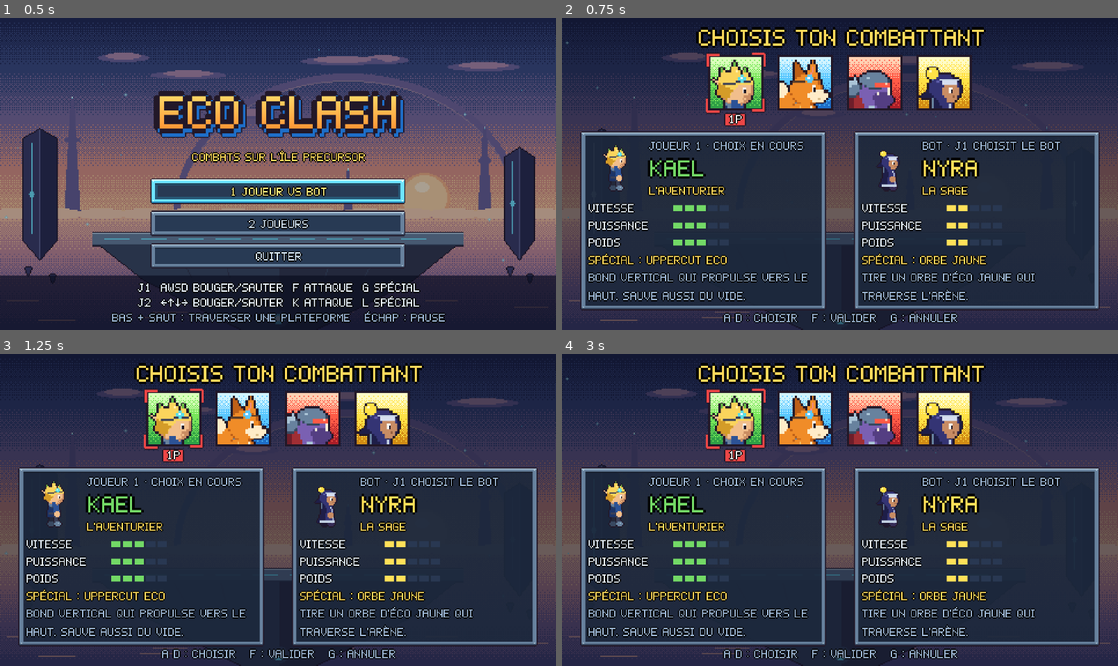
Above: before the commit, frames 1-4 (two rows, left to right).
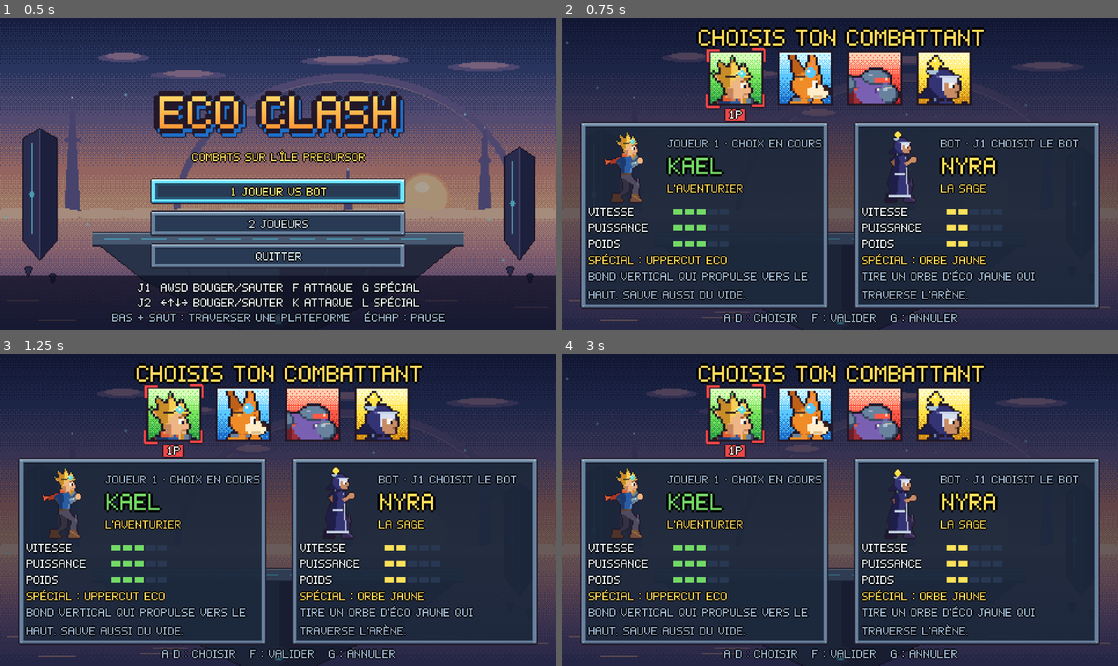
Above: after the commit, the same moments.

Repository: LucasLaurens/eco_clash
Game: Godot game, scene res://scenes/ui/main_menu.tscn
Two runs of this game, one before a commit and one after it. Both use one fixed random seed, a clock stepped at 60 frames per second and the inputs below.
Inputs:
- Up to frame 1 (0.5 s): no input
- Up to frame 2 (0.75 s): click "1 JOUEUR VS BOT" at 0.5 s
- Up to frame 3 (1.25 s): no input
- Up to frame 4 (3 s): hold D 1.28-2.78 s; tap F at 1.35 s; tap W at 1.52, 2.27 s; tap G at 2.1 s; hold A from 2.78 s (still down); tap K at 2.85 s

Frame 1 is identical in both runs. In frame 2, 19% of the frame differs, in the area x 3-97%, y 9-94%; in frame 3, 19%; in frame 4, 19%.

Commit message:
feat(fighters): heroic 64px character designs with jointed limbs
Sprites move from 48px chibi puppets to 64px Jak II proportions (about
five heads), drawn with tapered limbs and two-bone IK for knees and
elbows, standing in a fighting guard.

Kael: eco ranger, spiky hair with green tips, goatee, forehead goggles,
long elf ears, blue vest, red scarf in the wind, metal gauntlets.
Pip: ottsel with goggles, tech collar and a bushy striped tail.
Grondak: Krimzon-armoured brute, visored helmet, spiked pauldrons,
huge metal fists, armoured shins. Nyra: tall hooded sage, silver hair,
metal staff whose orb stays inside the frame.

Gameplay follows the new scale: hitboxes x1.5, body sizes fitted to the
drawn silhouettes, jumps +10%, platforms raised (side 130, top 84) so
fighters fit under them, bot ranges widened. Select panels and the
results preview fit the 64px sprites on the 270px screen.

Diff:
--- a/assets/fighters/layout.json
+++ b/assets/fighters/layout.json
@@ -1,6 +1,6 @@
 {
-  "frame_size": 48,
-  "feet_y": 44,
+  "frame_size": 64,
+  "feet_y": 62,
   "animations": {
     "idle": {
       "frames": [
--- a/data/fighters/grondak.tres
+++ b/data/fighters/grondak.tres
@@ -15,8 +15,8 @@
 base_knockback = 130.0
 knockback_growth = 3.6
 launch_angle_deg = 30.0
-hitbox_offset = Vector2(18, -18)
-hitbox_size = Vector2(22, 18)
+hitbox_offset = Vector2(27, -27)
+hitbox_size = Vector2(33, 27)
 startup = 0.14
 active = 0.1
 recovery = 0.24
@@ -34,8 +34,8 @@
 base_knockback = 170.0
 knockback_growth = 4.0
 launch_angle_deg = 60.0
-hitbox_offset = Vector2(0, -6)
-hitbox_size = Vector2(70, 16)
+hitbox_offset = Vector2(0, -9)
+hitbox_size = Vector2(105, 24)
 startup = 0.3
 active = 0.14
 recovery = 0.4
@@ -57,9 +57,9 @@
 sprite_sheet = ExtResource("6_sheet")
 portrait = ExtResource("7_portrait")
 stock_icon = ExtResource("8_stock")
-body_size = Vector2(20, 30)
+body_size = Vector2(28, 44)
 run_speed = 100.0
-jump_velocity = 310.0
+jump_velocity = 341.0
 air_jumps = 1
 weight = 135.0
 light_attack = SubResource("light_move")
--- a/data/fighters/kael.tres
+++ b/data/fighters/kael.tres
@@ -15,8 +15,8 @@
 base_knockback = 110.0
 knockback_growth = 3.2
 launch_angle_deg = 35.0
-hitbox_offset = Vector2(14, -16)
-hitbox_size = Vector2(18, 14)
+hitbox_offset = Vector2(21, -24)
+hitbox_size = Vector2(27, 21)
 startup = 0.07
 active = 0.1
 recovery = 0.16
@@ -34,8 +34,8 @@
 base_knockback = 150.0
 knockback_growth = 3.6
 launch_angle_deg = 80.0
-hitbox_offset = Vector2(8, -26)
-hitbox_size = Vector2(20, 30)
+hitbox_offset = Vector2(12, -39)
+hitbox_size = Vector2(30, 45)
 startup = 0.12
 active = 0.2
 recovery = 0.3
@@ -57,9 +57,9 @@
 sprite_sheet = ExtResource("6_sheet")
 portrait = ExtResource("7_portrait")
 stock_icon = ExtResource("8_stock")
-body_size = Vector2(14, 28)
+body_size = Vector2(16, 42)
 run_speed = 130.0
-jump_velocity = 340.0
+jump_velocity = 374.0
 air_jumps = 1
 weight = 100.0
 light_attack = SubResource("light_move")
--- a/data/fighters/nyra.tres
+++ b/data/fighters/nyra.tres
@@ -15,8 +15,8 @@
 base_knockback = 100.0
 knockback_growth = 3.0
 launch_angle_deg = 40.0
-hitbox_offset = Vector2(16, -18)
-hitbox_size = Vector2(22, 14)
+hitbox_offset = Vector2(24, -27)
+hitbox_size = Vector2(33, 21)
 startup = 0.08
 active = 0.1
 recovery = 0.18
@@ -34,8 +34,8 @@
 base_knockback = 90.0
 knockback_growth = 2.4
 launch_angle_deg = 20.0
-hitbox_offset = Vector2(14, -18)
-hitbox_size = Vector2(12, 10)
+hitbox_offset = Vector2(21, -27)
+hitbox_size = Vector2(18, 15)
 startup = 0.16
 active = 0.05
 recovery = 0.28
@@ -59,9 +59,9 @@
 sprite_sheet = ExtResource("6_sheet")
 portrait = ExtResource("7_portrait")
 stock_icon = ExtResource("8_stock")
-body_size = Vector2(14, 28)
+body_size = Vector2(16, 44)
 run_speed = 115.0
-jump_velocity = 335.0
+jump_velocity = 369.0
 air_jumps = 1
 weight = 90.0
 light_attack = SubResource("light_move")
--- a/data/fighters/pip.tres
+++ b/data/fighters/pip.tres
@@ -15,8 +15,8 @@
 base_knockback = 90.0
 knockback_growth = 2.6
 launch_angle_deg = 40.0
-hitbox_offset = Vector2(12, -10)
-hitbox_size = Vector2(16, 12)
+hitbox_offset = Vector2(18, -15)
+hitbox_size = Vector2(24, 18)
 startup = 0.05
 active = 0.08
 recovery = 0.12
@@ -34,8 +34,8 @@
 base_knockback = 130.0
 knockback_growth = 3.0
 launch_angle_deg = 25.0
-hitbox_offset = Vector2(10, -10)
-hitbox_size = Vector2(22, 16)
+hitbox_offset = Vector2(15, -15)
+hitbox_size = Vector2(33, 24)
 startup = 0.1
 active = 0.22
 recovery = 0.25
@@ -57,9 +57,9 @@
 sprite_sheet = ExtResource("6_sheet")
 portrait = ExtResource("7_portrait")
 stock_icon = ExtResource("8_stock")
-body_size = Vector2(12, 20)
+body_size = Vector2(14, 30)
 run_speed = 165.0
-jump_velocity = 330.0
+jump_velocity = 363.0
 air_jumps = 2
 weight = 75.0
 light_attack = SubResource("light_move")
--- a/scenes/stage.tscn
+++ b/scenes/stage.tscn
@@ -57,7 +57,7 @@
 [node name="Platforms" type="Node2D" parent="."]
 
 [node name="Left" type="StaticBody2D" parent="Platforms"]
-position = Vector2(150, 140)
+position = Vector2(150, 130)
 collision_layer = 4
 collision_mask = 0
 
@@ -72,7 +72,7 @@
 centered = false
 
 [node name="Right" type="StaticBody2D" parent="Platforms"]
-position = Vector2(330, 140)
+position = Vector2(330, 130)
 collision_layer = 4
 collision_mask = 0
 
@@ -87,7 +87,7 @@
 centered = false
 
 [node name="Top" type="StaticBody2D" parent="Platforms"]
-position = Vector2(240, 98)
+position = Vector2(240, 84)
 collision_layer = 4
 collision_mask = 0
 
--- a/src/bot/bot_brain.gd
+++ b/src/bot/bot_brain.gd
@@ -2,14 +2,14 @@
 extends RefCounted
 ## Decides one InputFrame from a BotPerception: recover first, then chase and hit.
 
-const ATTACK_RANGE := 26.0
-const VERTICAL_REACH := 22.0
+const ATTACK_RANGE := 36.0
+const VERTICAL_REACH := 32.0
 const CHASE_STOP_RATIO := 0.7
 const FACE_NUDGE := 0.1
-const JUMP_CHASE_RANGE := 50.0
+const JUMP_CHASE_RANGE := 70.0
 const SPECIAL_MIN_RANGE := 40.0
 const SPECIAL_MAX_RANGE := 140.0
-const EDGE_MARGIN := 10.0
+const EDGE_MARGIN := 14.0
 const OFF_STAGE_DEPTH := 8.0
 const PLATFORM_CLEARANCE := 4.0
 const FALLING_SPEED := 30.0
--- a/src/ui/character_select.gd
+++ b/src/ui/character_select.gd
@@ -3,7 +3,9 @@
 
 const CARD_SIZE := 48
 const CARD_GAP := 12
-const ROW_Y := 32.0
+const ROW_Y := 28.0
+## Right under the selector tags: the panels need every pixel for the 64px preview.
+const PANEL_Y := 90.0
 const SELECTOR_INSET := 2.0
 const SELECTOR_SHARED_OFFSET := Vector2(3, 3)
 const START_DELAY := 0.7
@@ -140,7 +142,7 @@
 
 func _build_info_panel(slot: int) -> FighterInfoPanel:
 	var panel := FighterInfoPanel.new()
-	panel.position = Vector2(16.0 + slot * 236.0, 98.0)
+	panel.position = Vector2(16.0 + slot * 236.0, PANEL_Y)
 	panel.set_slot_text(_slot_rules.format_slot_label(slot))
 	add_child(panel)
 	return panel
--- a/src/ui/fighter_info_panel.gd
+++ b/src/ui/fighter_info_panel.gd
@@ -2,7 +2,7 @@
 extends PanelContainer
 ## Character-select side panel: animated preview, name, stat pips, special move, ready state.
 
-const PREVIEW_SIZE := Vector2(48, 48)
+const PREVIEW_SIZE := Vector2(64, 64)
 const PIP_SIZE := Vector2(8, 5)
 const PIP_OFF_COLOR := Color(0.16, 0.22, 0.32)
 const READY_COLOR := Color(0.5, 1.0, 0.55)
@@ -20,7 +20,7 @@
 func _init() -> void:
 	custom_minimum_size = Vector2(212, 0)
 	var column := VBoxContainer.new()
-	column.add_theme_constant_override(&"separation", 2)
+	column.add_theme_constant_override(&"separation", 1)
 	add_child(column)
 	column.add_child(_build_header())
 	for stat_name: String in [UiText.STAT_SPEED, UiText.STAT_POWER, UiText.STAT_WEIGHT]:
--- a/src/ui/results.gd
+++ b/src/ui/results.gd
@@ -1,7 +1,8 @@
 extends Control
 ## Victory screen: the winner, the match length, and three ways to continue.
 
-const PREVIEW_SCALE := 2.0
+## 1x: a 64px fighter at 2x would push the last button off a 270px screen.
+const PREVIEW_SCALE := 1.0
 
 
 func _ready() -> void:
@@ -23,11 +24,11 @@
 
 func _build_winner_preview(winner: FighterDefinition) -> Control:
 	var preview_box := Control.new()
-	preview_box.custom_minimum_size = Vector2(0, 84)
+	preview_box.custom_minimum_size = Vector2(0, PREVIEW_SCALE * FighterSpriteFrames.read_layout()["frame_size"])
 	var sprite := AnimatedSprite2D.new()
 	sprite.sprite_frames = FighterSpriteFrames.create(winner.sprite_sheet)
 	sprite.scale = Vector2.ONE * PREVIEW_SCALE
-	sprite.position = Vector2(0, 40)
+	sprite.position = Vector2(0, PREVIEW_SCALE * FighterSpriteFrames.read_layout()["frame_size"] / 2.0)
 	sprite.play(&"idle")
 	preview_box.add_child(sprite)
 	preview_box.resized.connect(func() -> void: sprite.position.x = preview_box.size.x / 2.0)
Binary file changed: assets/fighters/grondak.png
Binary file changed: assets/fighters/kael.png
Binary file changed: assets/fighters/nyra.png
Binary file changed: assets/fighters/pip.png
Binary file changed: assets/ui/portrait_grondak.png
Binary file changed: assets/ui/portrait_kael.png
Binary file changed: assets/ui/portrait_nyra.png
Binary file changed: assets/ui/portrait_pip.png
Binary file changed: assets/ui/stock_grondak.png
Binary file changed: assets/ui/stock_kael.png
Binary file changed: assets/ui/stock_nyra.png
Binary file changed: assets/ui/stock_pip.png
(and 2 more such lines)
